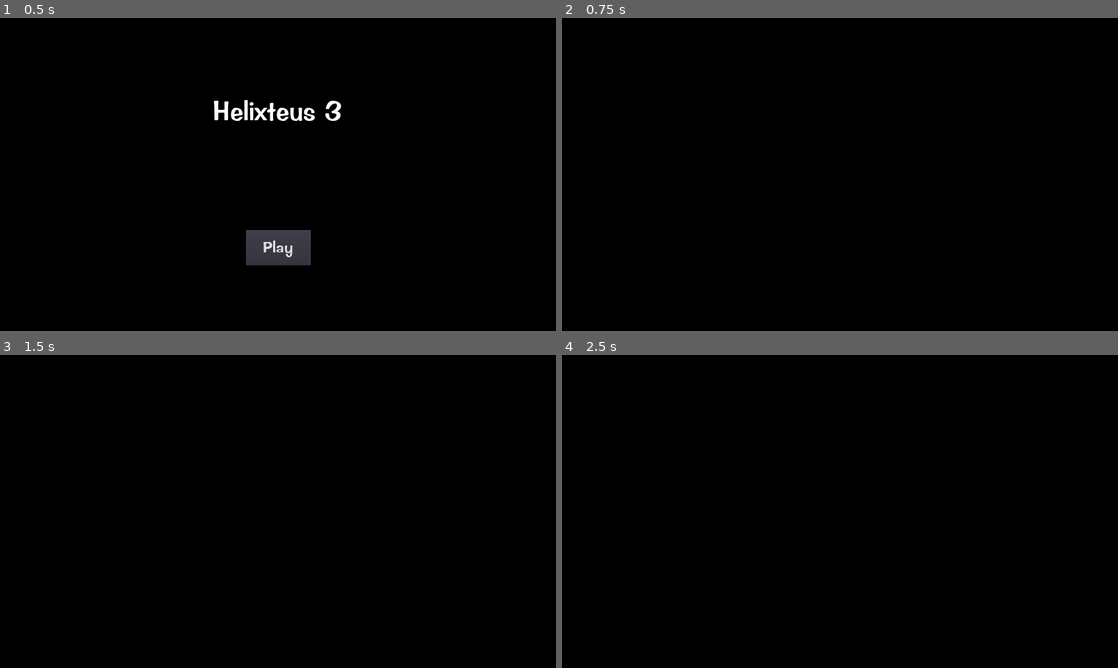
Above: before the commit, frames 1-4 (two rows, left to right).
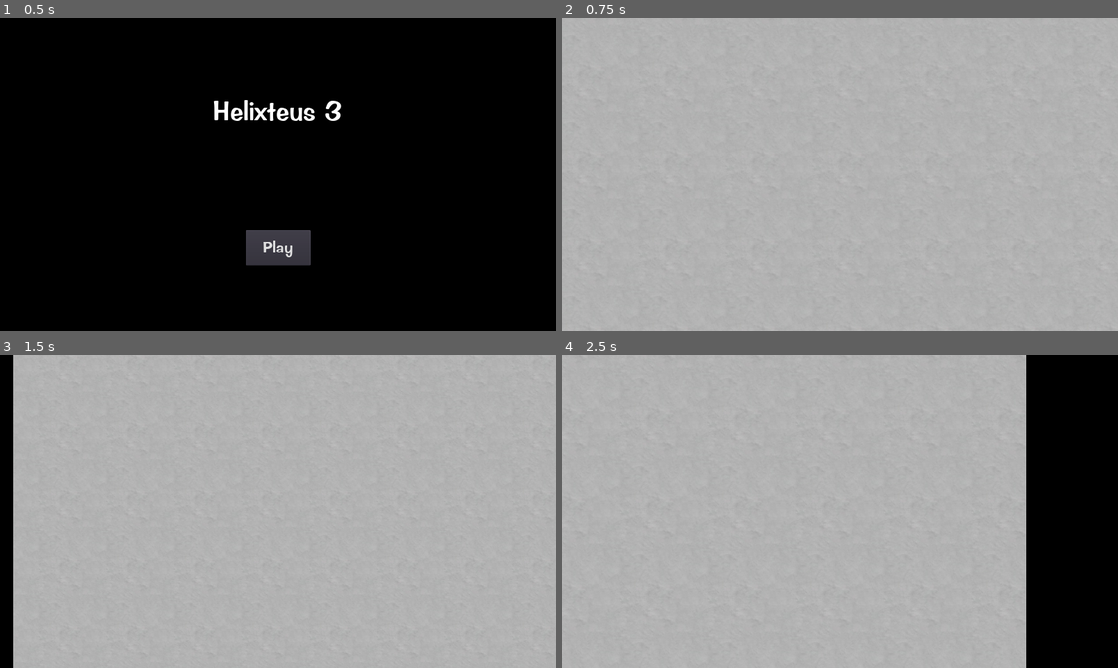
Above: after the commit, the same moments.

Repository: Apple0726/helixteus-3
Game: Godot game, scene res://Scenes/Game.tscn
Same seed, same stepped clock (60 frames per second), same inputs: the game is played once before the commit and once after it.
Inputs (mouse positions are in pixels of both pictures, inside the frame that each line leads up to):
- Up to frame 1 (0.5 s): no input
- Up to frame 2 (0.75 s): click "Play" at 0.5 s
- Up to frame 3 (1.5 s): tap Enter at 1.25 s; move the mouse to (400, 495) at 1.27 s; hold D (ui_right) from 1.28 s (still down); tap Mouse wheel down (scroll_down) at 1.35 s
- Up to frame 4 (2.5 s): move the mouse to (728, 527) at 2.02 s; release D (ui_right) at 2.03 s; hold S (ui_down) from 2.03 s (still down); tap Mouse wheel up (scroll_up) at 2.1 s

Frame 1 is identical in both runs. In frame 2, 100% of the frame differs, in the area x 0-100%, y 0-100%; in frame 3, 98%; in frame 4, 84%.
Error before the commit: Parse Error: Variable "acceleration" already exists in this class (at line: 4). (res://Scripts/Planet.gd:9)

Commit message:
noob github

Diff:
--- a/Scripts/Planet.gd
+++ b/Scripts/Planet.gd
@@ -1,14 +1,10 @@
 extends KinematicBody2D
 onready var tile = preload("res://Scenes/Tile.tscn")
 
+#Variables for smoothly moving the tiles
 var acceleration = 90
 var max_speed = 1000
 var friction = 150
-
-#Variables for smoothly moving the tiles
-var acceleration = 100
-var max_speed = 1000
-var friction = 100
 var velocity = Vector2.ZERO
 
 func _ready():
